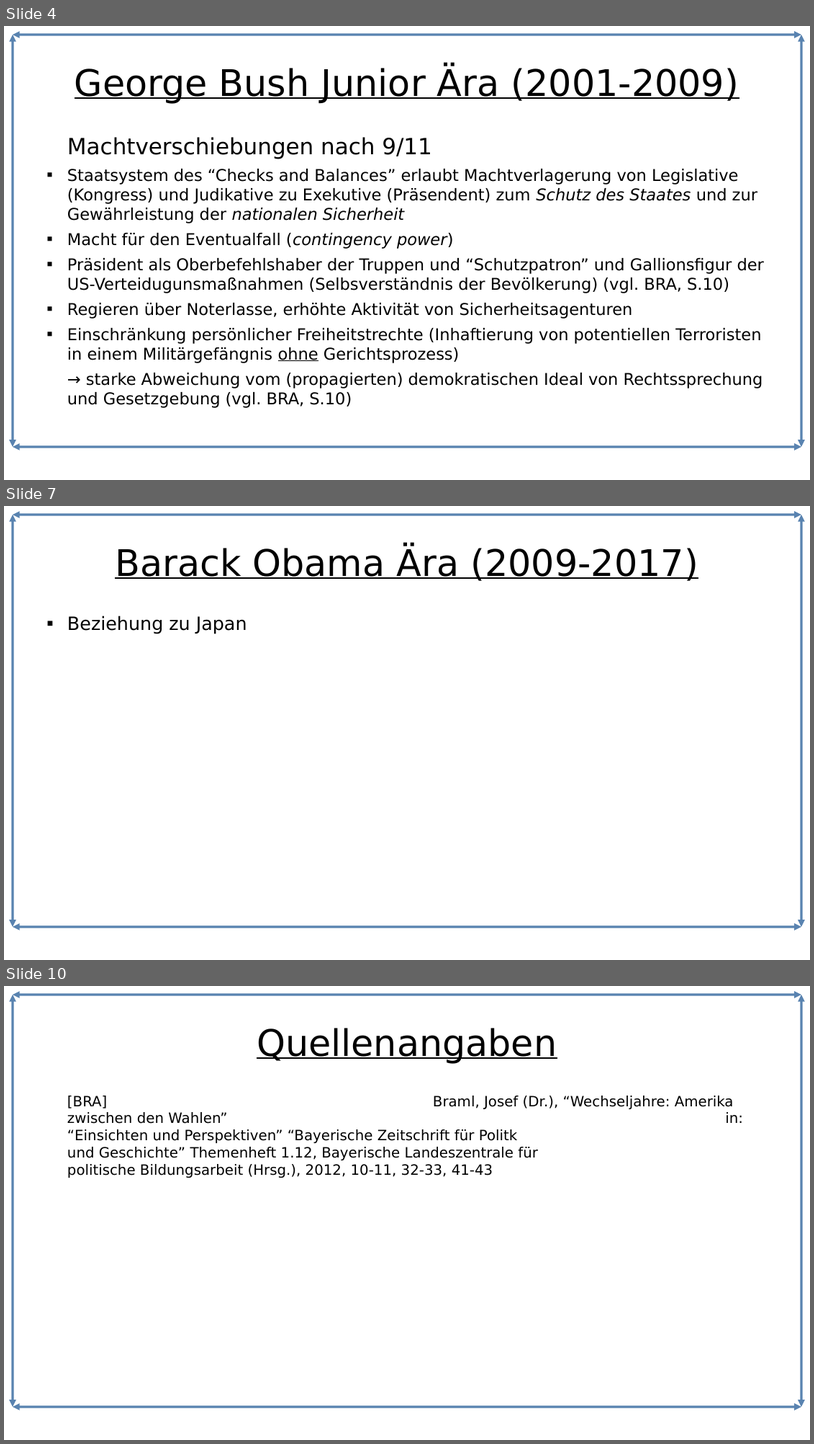
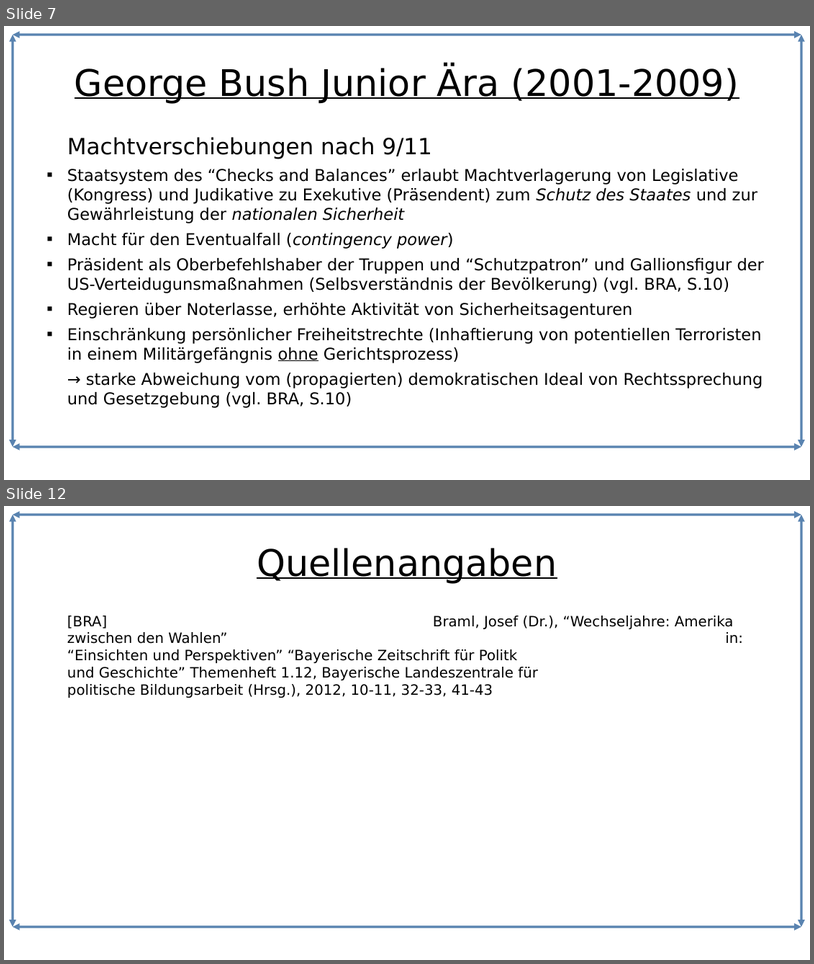
Before and after one commit to Lacrimus/Referat-Geschichte-USA-die-einzig-verbleibende-Weltmacht-, a slide deck: USA-die-einzig-verbleibende-Weltmacht.odp. Shown one above the other, each under a label of ours: slides 4, 7 and 10 before the commit, slides 7 and 12 after it; the slides between them are not shown. The pictures are 814x1444 and 814x964 pixels, drawn with LibreOffice and Linux fonts; fonts in the diff are those of the drawing. Boxes give left, top, right and bottom in pixels: in the first picture for what was removed or moved away, otherwise in the second. Text is boxed around its words. In the diff, an @@ line names an element or a change of style, - is before the commit and + after.

```diff
--- a/USA-die-einzig-verbleibende-Weltmacht.odp
+++ b/USA-die-einzig-verbleibende-Weltmacht.odp
@@ slide 7 removed at [4,506,810,960], background #FFFFFF; not listed: 4 template elements that a slide beside it also shows @@
@@ title removed at [115,548,698,581] @@
-Barack Obama Ära (2009-2017)
@@ text removed at [67,615,247,634] @@
-■ Beziehung zu Japan
@@ what was slide 4 is now slide 7 @@
@@ what was slide 10 is now slide 12 @@
```
Also in this commit, not shown: 6 slides changed, 3 slides added, 1 other file.
